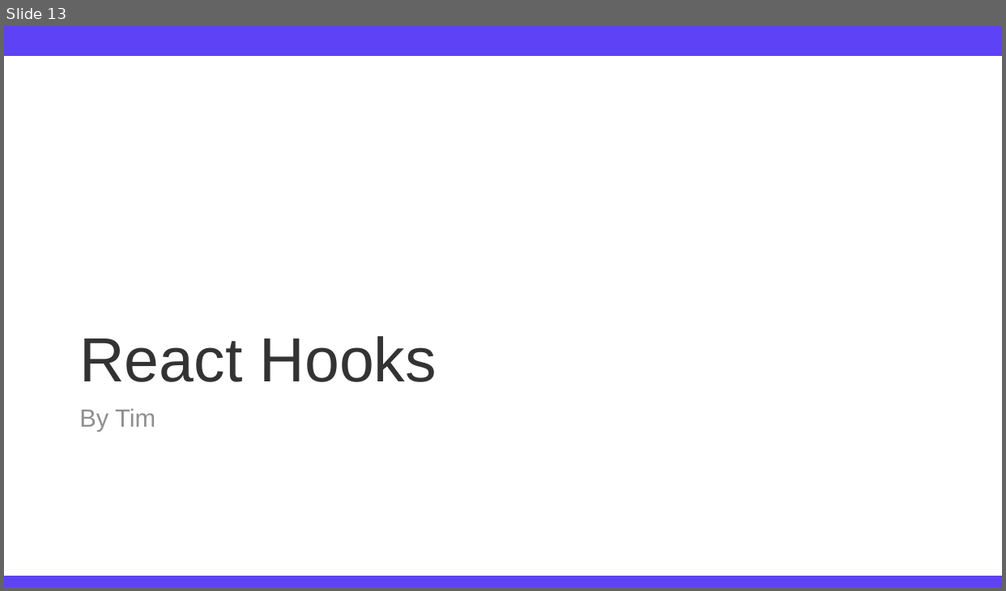
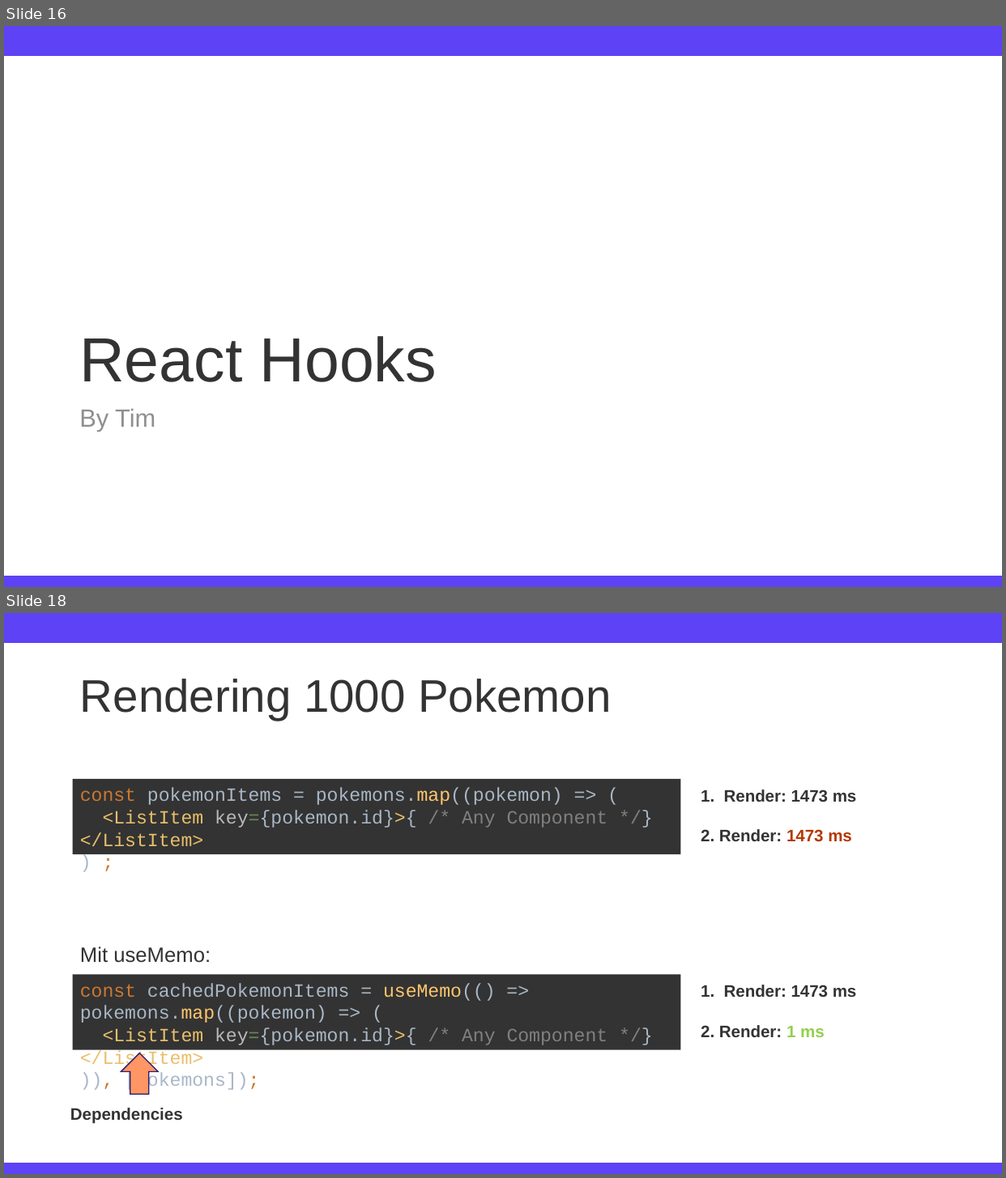
Before and after one commit to TimFehrmannAclue/techlabor_trainings_react_advanced, a slide deck: training_react_advanced.pptx. Shown one above the other, each under a label of ours: slide 13 before the commit, slides 16 and 18 after it; the slides between them are not shown. The pictures are 1006x591 and 1006x1178 pixels, drawn with LibreOffice and Linux fonts; fonts in the diff are those of the drawing; background and template pictures are left out. Boxes give left, top, right and bottom in pixels: in the first picture for what was removed or moved away, otherwise in the second. Text is boxed around its words. In the diff, an @@ line names an element or a change of style, - is before the commit and + after.

```diff
--- a/training_react_advanced.pptx
+++ b/training_react_advanced.pptx
@@ slide 18 added at [4, 613, 1002, 1174], background #FFFFFF; not listed: 2 template elements that a slide beside it also shows @@
@@ title added at [80, 679, 611, 720], 44 pt, text #333333 @@
+Rendering 1000 Pokemon
@@ rectangle added at [73, 779, 681, 855], fill #333333, 18 pt, text #A9B7C6 @@
+const pokemonItems = pokemons.map((pokemon) => (
+<ListItem key={pokemon.id}>{ /* Any Component */}</ListItem>
+) ;
@@ text added at [701, 790, 857, 803], 16 pt, text #333333, bold @@
+1. Render: 1473 ms
@@ text added at [701, 829, 852, 842], 16 pt, text #333333, bold @@
+2. Render: 1473 ms
@@ text added at [80, 947, 211, 963], 20 pt, text #333333 @@
+Mit useMemo:
@@ rectangle added at [73, 974, 681, 1050], fill #333333, 18 pt, text #A9B7C6 @@
+const cachedPokemonItems = useMemo(() => pokemons.map((pokemon) => (
+<ListItem key={pokemon.id}>{ /* Any Component */}</ListItem>
+)), [pokemons]);
@@ text added at [701, 985, 857, 998], 16 pt, text #333333, bold @@
+1. Render: 1473 ms
@@ text added at [701, 1025, 825, 1037], 16 pt, text #333333, bold @@
+2. Render: 1 ms
@@ right arrow added at [121, 1054, 159, 1095], fill #FF9664, outline #291D6B 1 pt @@
@@ text added at [70, 1108, 183, 1124], 16 pt, text #333333, bold @@
+Dependencies
@@ what was slide 13 is now slide 16 @@
```
Also in this commit, not shown: 3 slides changed, 11 other slides added, 2 slides removed, 2 other files.
